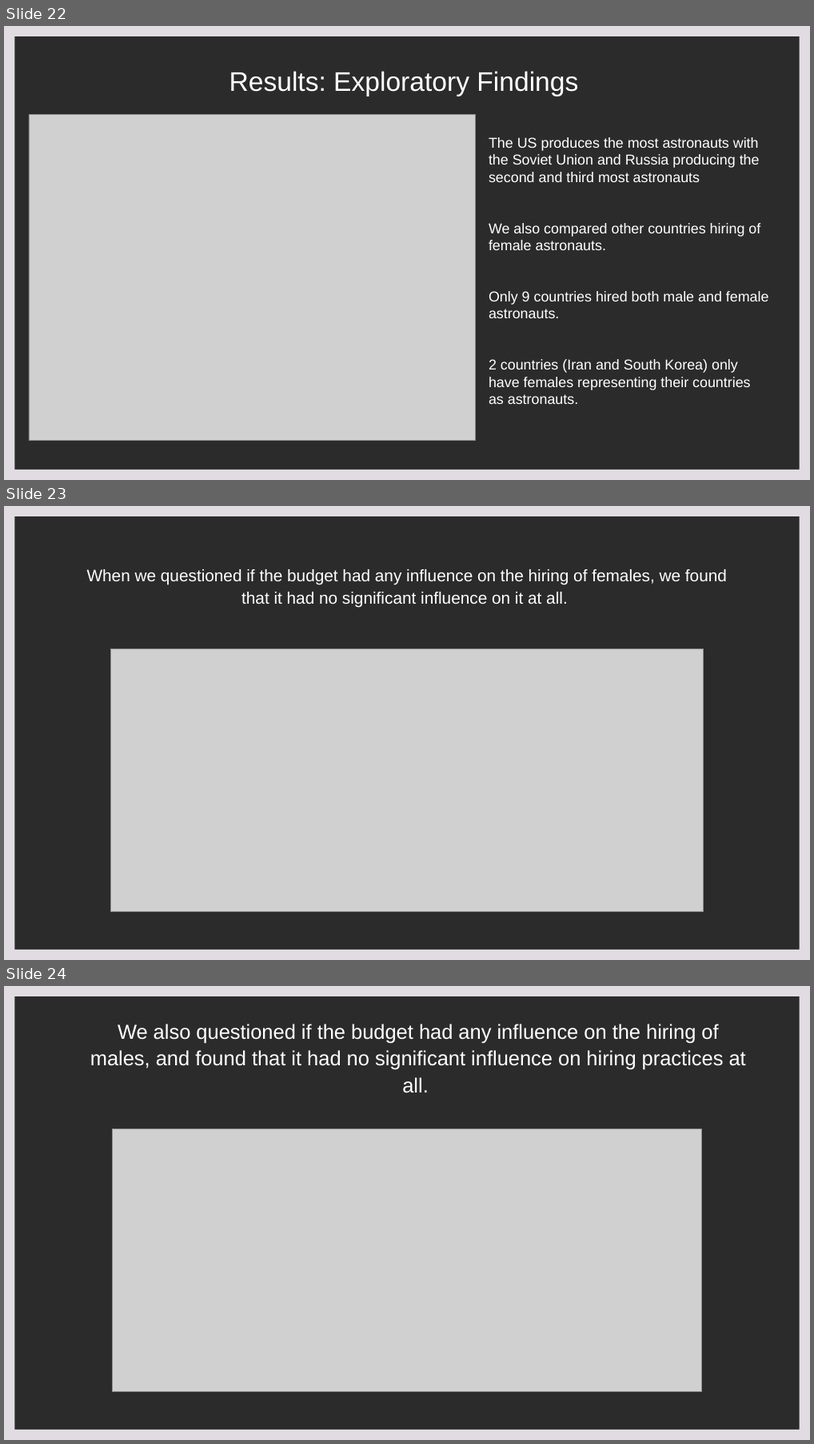
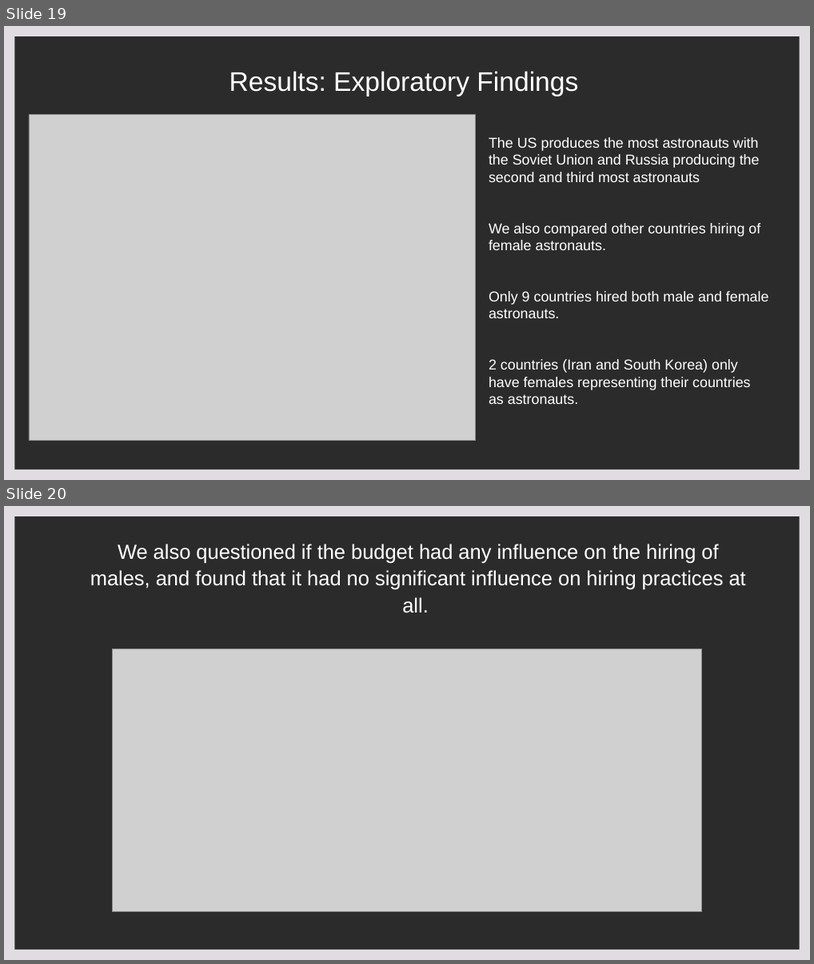
Before and after one commit to rhreich34/NASA-Hiring-Rate, a slide deck: Power_point_presentation/NASA Presentation.pptx. Shown one above the other, each under a label of ours: slides 22, 23 and 24 before the commit, slides 19 and 20 after it. The pictures are 814x1444 and 814x964 pixels, drawn with LibreOffice and Linux fonts; fonts in the diff are those of the drawing; grey boxes stand for pictures; background and template pictures are left out; a plain dark background stands for a picture behind light text. Boxes give left, top, right and bottom in pixels: in the first picture for what was removed or moved away, otherwise in the second. Text is boxed around its words. In the diff, an @@ line names an element or a change of style, - is before the commit and + after.

```diff
--- a/Power_point_presentation/NASA Presentation.pptx
+++ b/Power_point_presentation/NASA Presentation.pptx
@@ slide 23 removed at (x1=4, y1=506, x2=810, y2=960), background picture (left out); not listed: 1 template element that a slide beside it also shows @@
@@ title removed at (x1=87, y1=569, x2=727, y2=607) @@
-When we questioned if the budget had any influence on the hiring of females, we found that it had no significant influence on it at all.
@@ picture removed at (x1=110, y1=648, x2=704, y2=912) @@
@@ what was slide 22 is now slide 19 @@
@@ what was slide 24 is now slide 20 @@
```
Also in this commit, not shown: 4 slides changed, 3 other slides removed, 1 other file.
